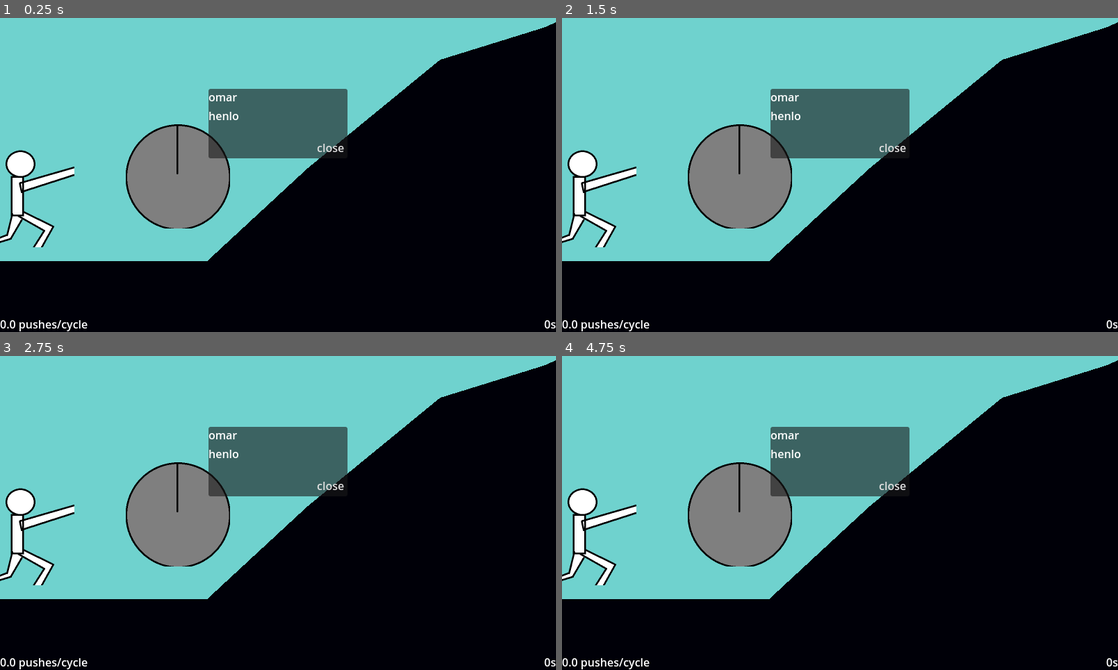
Above: before the commit, frames 1-4 (two rows, left to right).
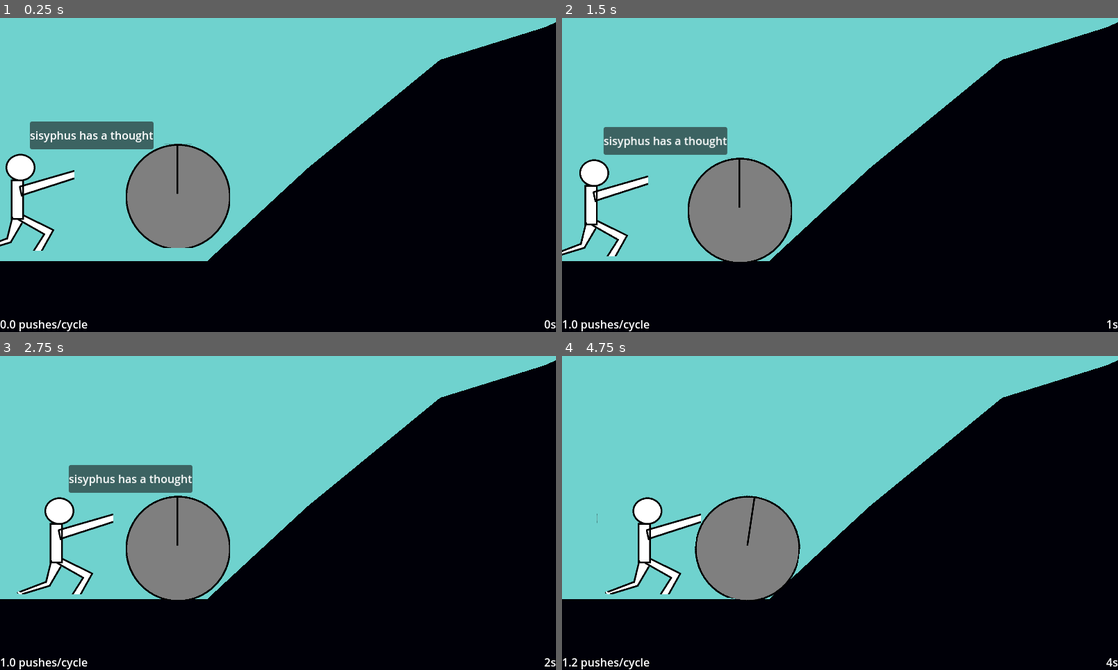
Above: after the commit, the same moments.

Repository: leonardohcl/sisimulator
Game: Godot game, scene res://scenes/game.tscn
The game is run twice, just before and just after one commit, with the same random seed, the same clock (stepped at 60 frames per second) and the same inputs.
Inputs:
- Up to frame 1 (0.25 s): no input
- Up to frame 2 (1.5 s): tap Right (Push) at 0.6, 1.35 s
- Up to frame 3 (2.75 s): tap Right (Push) at 2.1 s
- Up to frame 4 (4.75 s): tap Right (Push) at 2.85, 3.6, 4.35 s; tap Enter at 3.5 s

The runs differ from the first frame. In frame 1, 11% of the frame differs, in the area x 0-63%, y 22-75%; in frame 2, 13%, in the area x 0-99%, y 22-99%; in frame 3, 13%; in frame 4, 12%.

Commit message:
add thought bubble

Diff:
--- a/scenes/sisyphus.tscn
+++ b/scenes/sisyphus.tscn
@@ -35,3 +35,15 @@
 position = Vector2(34, -44)
 shape = SubResource("CircleShape2D_xkhxw")
 debug_color = Color(0.288528, 0.615513, 0.391458, 0.42)
+
+[node name="Tought Bubble" type="PanelContainer" parent="."]
+unique_name_in_owner = true
+visible = false
+offset_left = 11.0
+offset_top = -111.0
+offset_right = 110.0
+offset_bottom = -71.0
+
+[node name="Tought Label" type="Label" parent="Tought Bubble"]
+unique_name_in_owner = true
+layout_mode = 2
--- a/scripts/game.gd
+++ b/scripts/game.gd
@@ -19,6 +19,7 @@
 	_start_time_tracking()
 	_start_dialog_handling()
 	_start_mountain_control()
+	_thought()
 
 func _start_mountain_control():
 	mountain.slope_created.connect(_handle_new_slope_created)
@@ -31,7 +32,8 @@
 func _start_dialog_handling():
 	dialog_manager.dialog_opened.connect(func(): set_paused(true))
 	dialog_manager.dialog_closed.connect(func(): set_paused(false))
-	dialog_manager.write("omar", "henlo")
+	#dialog_manager.write("name", "henlo world")
+	#var ans = await dialog_manager.ask("?", "r u ok?", ['y', 'n'])
 
 func _start_time_tracking():
 	var timer = Timer.new()
@@ -72,7 +74,7 @@
 	bolder.mass = 1
 
 func _thought():
-	print("sisyphus has a thought")
+	sisyphus.think("sisyphus has a thought", 3.0)
 
 func _generate_rand_event():
 	# remove later:
--- a/scripts/sisyphus.gd
+++ b/scripts/sisyphus.gd
@@ -6,6 +6,13 @@
 ## Strength applied to collisions per push
 @export var strength := 30.0
 @export var speed := 100.0
+
+func think(content: String, duration := 5.0):
+	if %"Tought Bubble".visible: return
+	%"Tought Label".text = content
+	%"Tought Bubble".visible = true
+	await get_tree().create_timer(duration).timeout
+	%"Tought Bubble".visible = false
 
 func _physics_process(_delta: float) -> void:
 	_move()
